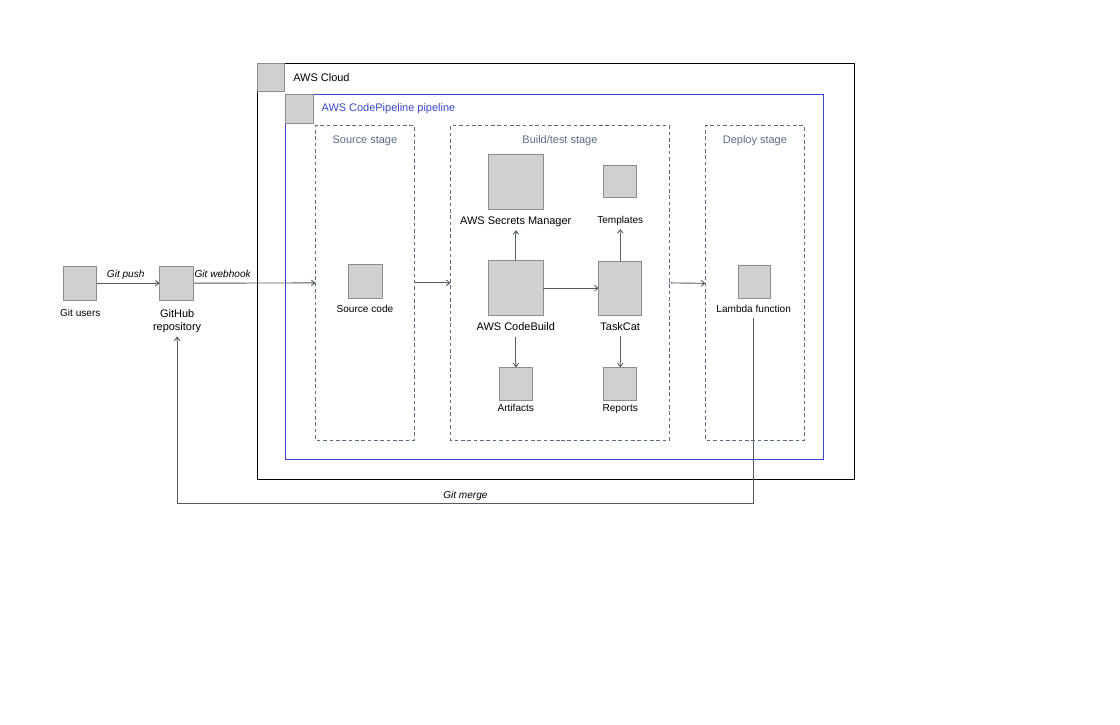
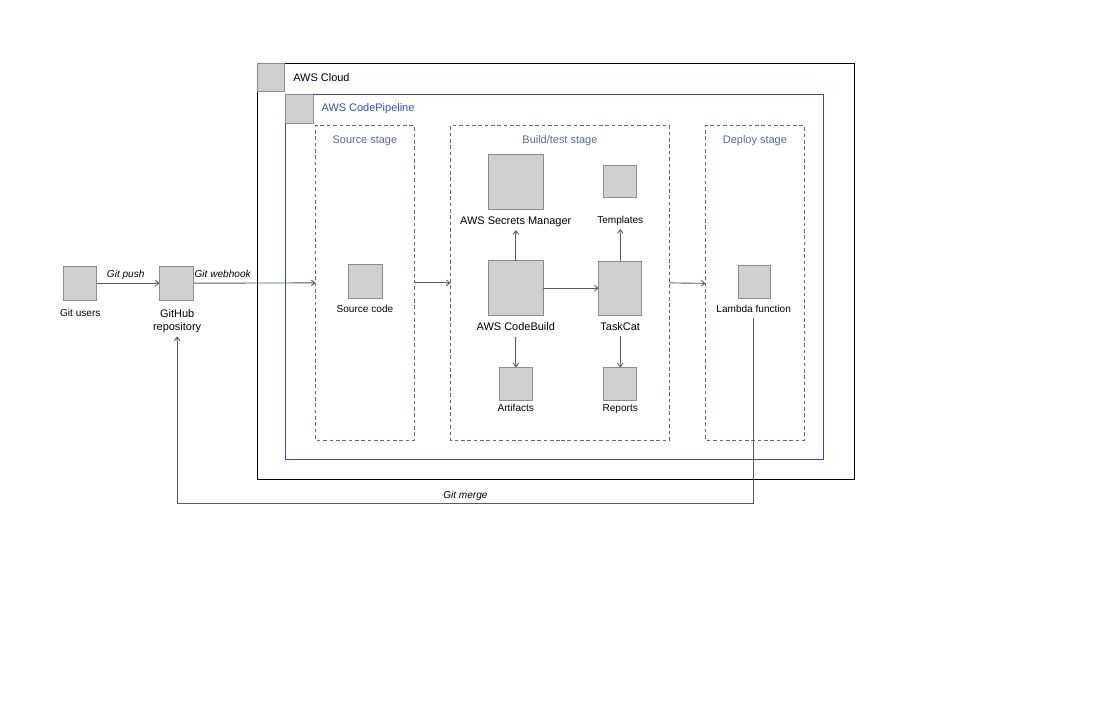
Before and after one commit to aws-quickstart/quickstart-taskcat-ci, a slide deck: slide 3 of docs/deployment_guide/images/taskcat-ci-architecture-diagram.pptx. Drawn at 1120x725 pixels with LibreOffice and Linux fonts; fonts in the diff are those of the drawing; grey boxes stand for pictures. Boxes give left, top, right and bottom in pixels: in the first picture for what was removed or moved away, otherwise in the second. Text is boxed around its words. In the diff, an @@ line names an element or a change of style, - is before the commit and + after.

```diff
--- a/docs/deployment_guide/images/taskcat-ci-architecture-diagram.pptx
+++ b/docs/deployment_guide/images/taskcat-ci-architecture-diagram.pptx
@@ text in rectangle at (322,103,414,113): text changed @@
-AWS CodePipeline pipeline
+AWS CodePipeline
```
Also in this commit, not shown: 1 slide added, 4 other files.
